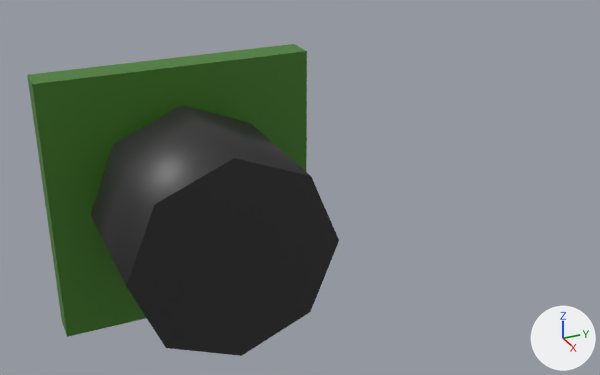
One commit to the COLLADA model pandora_models/pandora_sensors_description/meshes/sonar_sensor/max_sonar_ez4.dae: the scene before it, then after it.
One viewpoint serves both versions: a 50 mm camera at (0.0638, -0.0171, 0.0293) aimed at (0.0062, 0.0088, 0.0005). Lighting does not change. The marker at lower right points along +X, +Y and +Z. Where no turn or scale is listed for an object, it has been applied to the vertices.
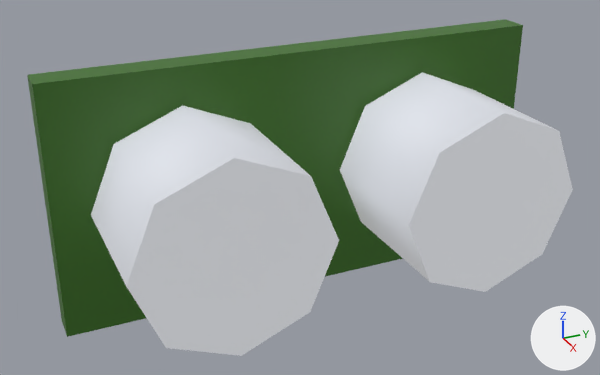
The newer file is also turned or shifted as a whole; pictures and numbers use the older file's frame.

What differs and where, as boxes [x1, y1, x2, y2] in the pictures (600 x 375 px):
'Plane', reshaped (75% wider, 8% taller)
    before: [27, 44, 339, 356]
    after: [27, 19, 573, 356]
part 1 of me_plane, added (green)
    after: [295, 19, 523, 277]
part 2 of me_plane, added
    after: [340, 72, 573, 292]
part 3 of me_plane, recoloured
    both: [61, 44, 307, 319]
part 4 of me_plane, recoloured (black to grey)
    both: [91, 105, 339, 356]

The change, as a diff of the scene's bpy script:
```diff
--- a/pandora_models/pandora_sensors_description/meshes/sonar_sensor/max_sonar_ez4.dae.py
+++ b/pandora_models/pandora_sensors_description/meshes/sonar_sensor/max_sonar_ez4.dae.py
@@ mat_sonar_silver_003 @@
+mat_sonar_silver_003 = principled_material('Sonar_Silver_003')
+mat_sonar_silver_003.base_color = (0.418, 0.445, 0.509)  # grey #adb2bd
+mat_sonar_silver_003.roughness = 0.59
+mat_sonar_silver_003.emission_color = (0.3, 0.3, 0.3)  # grey #959595
+mat_sonar_silver_003.emission_strength = 1.0
@@ mat_pcb_green_003 @@
+mat_pcb_green_003 = principled_material('PCB_Green_003')
+mat_pcb_green_003.base_color = (0.0443, 0.162, 0.0145)  # dark green #3b7020
+mat_pcb_green_003.roughness = 0.44
@@ me_plane @@
 # used by ob_plane; location = (0.0, 0.0, 0.0)
-me_plane.from_pydata(...)  # 25 vertices, 36 faces; spans x 0.0..0.015, y -0.011..0.011, z -0.011..0.011
+me_plane.from_pydata(...)  # 50 vertices, 72 faces; spans x 0.0..0.015, y -0.011..0.033, z -0.011..0.011
+# me_plane part 1: a new loose piece, a box spanning x 0.0..0.0026, y 0.011..0.033, z -0.011..0.011, in mat_pcb_green_003 (dark green #3b7020)
+# me_plane part 2: the loose piece of 17 vertices spanning x 0.0031..0.015, y -0.008..0.008, z -0.008..0.008 is copied, and the copy is moved by (0.0, 0.022, 0.0), in mat_sonar_silver_003 (grey #adb2bd); it spans x 0.0031..0.015, y 0.014..0.03, z -0.008..0.008
+# me_plane part 3: 12 faces spanning x 0.0..0.0026, y -0.011..0.011, z -0.011..0.011 switch from mat_pcb_green (dark green #437c25) to mat_pcb_green_003 (dark green #3b7020)
+# me_plane part 4: 24 faces spanning x 0.0031..0.015, y -0.008..0.008, z -0.008..0.008 switch from mat_sonar_black (black #2c2c2c) to mat_sonar_silver_003 (grey #adb2bd)
```
